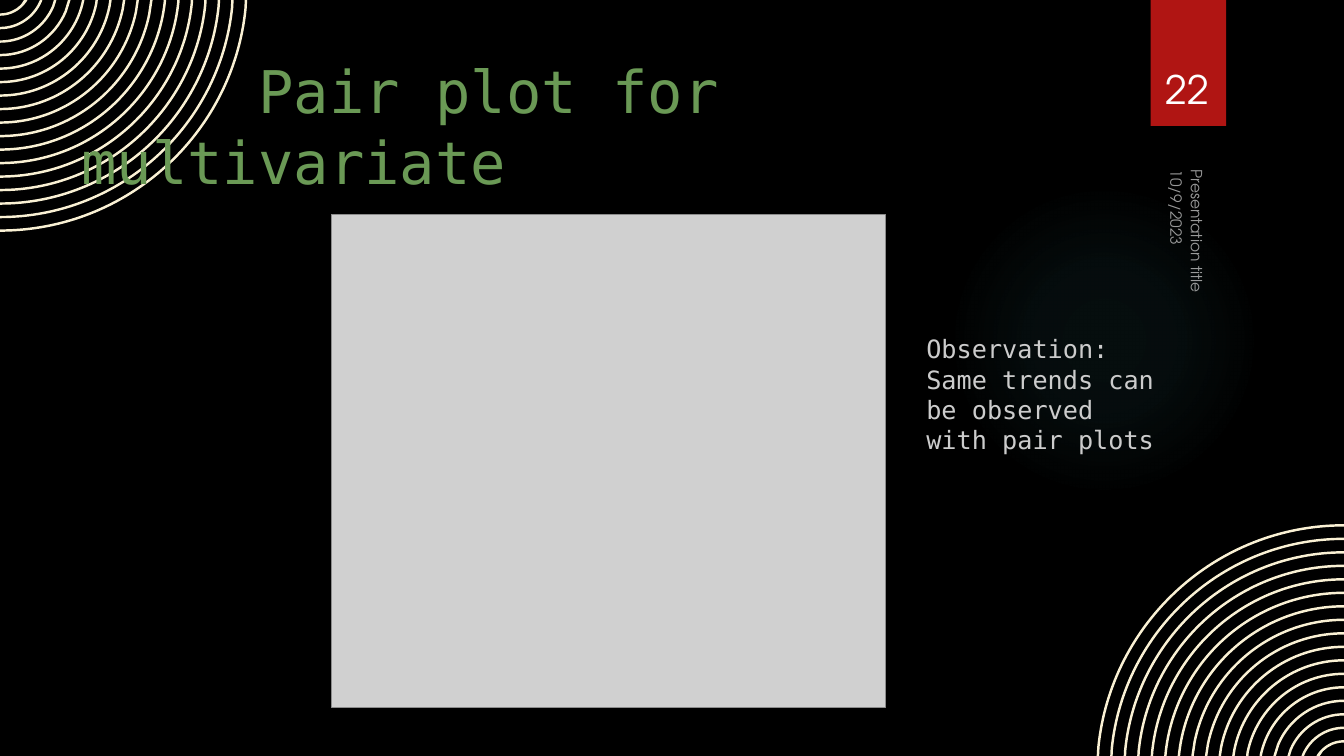
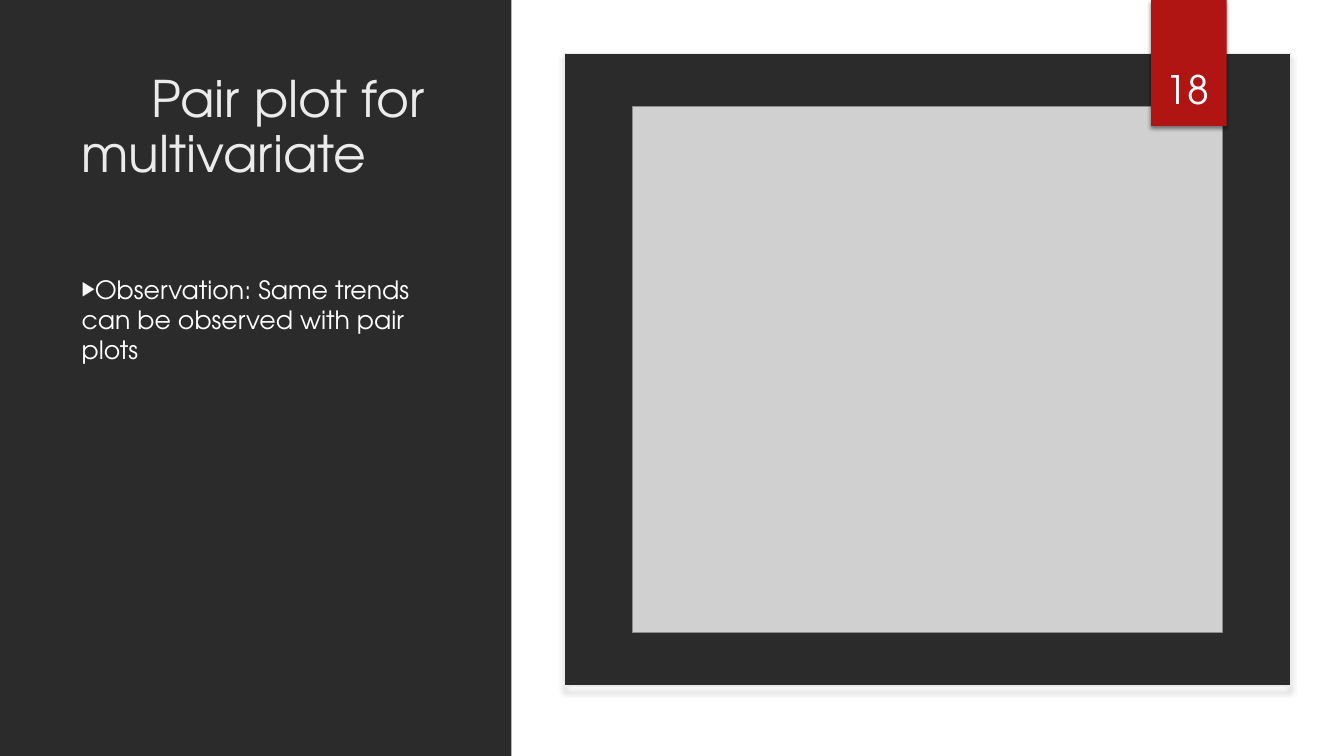
Before and after one commit to asthaa29/lendingcasestudy, a slide deck: slide 18 of EDA Case Study.pptx (slide 22 before the commit). Drawn at 1344x756 pixels with LibreOffice and Linux fonts; fonts in the diff are those of the drawing; grey boxes stand for pictures; background and template pictures are left out; a plain dark background stands for a picture behind light text. Boxes give left, top, right and bottom in pixels: in the first picture for what was removed or moved away, otherwise in the second. Text is boxed around its words. In the diff, an @@ line names an element or a change of style, - is before the commit and + after.

```diff
--- a/EDA Case Study.pptx
+++ b/EDA Case Study.pptx
@@ freeform shape removed at (x1=0, y1=0, x2=247, y2=232) @@
@@ rectangle added at (x1=511, y1=0, x2=1344, y2=756), fill #FFFFFF @@
@@ rectangle added at (x1=1151, y1=0, x2=1227, y2=126), fill #B01513 @@
@@ rounded rectangle added at (x1=565, y1=53, x2=1291, y2=687), fill #FFFFFF, outline #EBEBEB 1 pt @@
@@ title "Pair plot for multivariate" moved from (x1=81, y1=68, x2=718, y2=196) to (x1=82, y1=79, x2=425, y2=173) @@
@@ title "Pair plot for multivariate" at (x1=82, y1=79, x2=425, y2=173): size 42 to 36 pt, font DejaVu Sans Mono to TeX Gyre Adventor, text colour #6A9955 to #EBEBEB; line spacing 1 to 0.9 @@
@@ page number at (x1=1166, y1=74, x2=1209, y2=105): text changed @@
-22
+18
@@ picture resized from (x1=332, y1=214, x2=886, y2=708) to (x1=633, y1=107, x2=1223, y2=633) @@
@@ text removed at (x1=1163, y1=178, x2=1189, y2=244) @@
-10/9/2023
@@ text removed at (x1=1183, y1=179, x2=1209, y2=291) @@
-Presentation title
@@ ellipse removed at (x1=949, y1=185, x2=1259, y2=495) @@
@@ text "Observation: Same trends can be ..." moved from (x1=926, y1=339, x2=1154, y2=455) to (x1=82, y1=280, x2=409, y2=364) @@
@@ text "Observation: Same trends can be ..." at (x1=82, y1=280, x2=409, y2=364): font DejaVu Sans Mono to TeX Gyre Adventor, text colour #CCCCCC to #FFFFFF; bullet none to ▶; more space between paragraphs @@
@@ freeform shape removed at (x1=1097, y1=524, x2=1344, y2=756) @@
```
Also in this commit, not shown: 11 other slides changed, 1 slide added, 5 slides removed.
